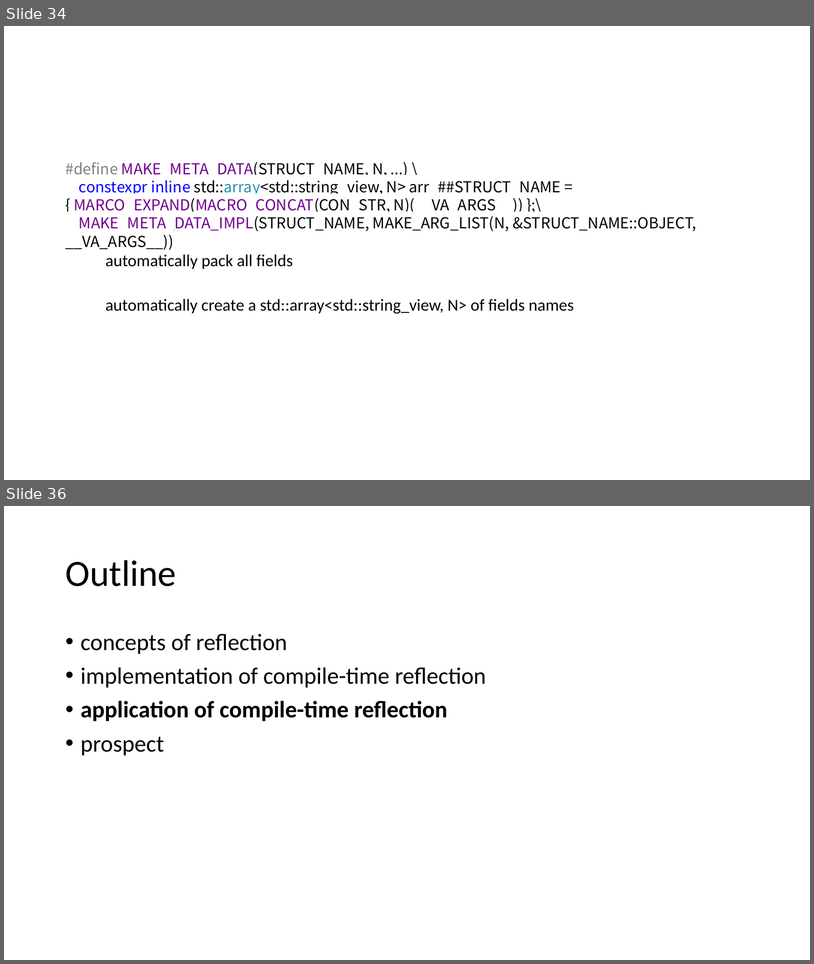
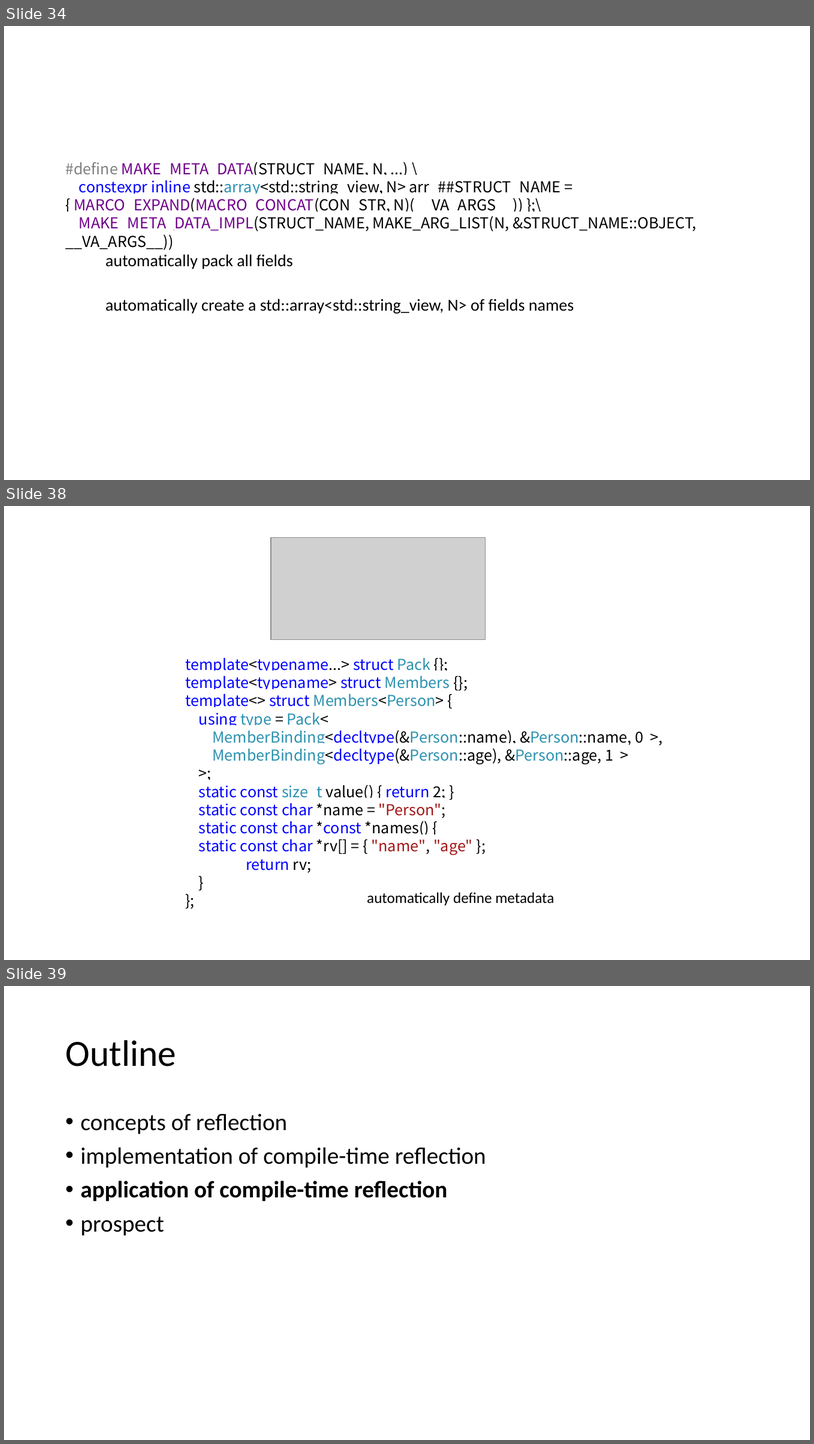
Before and after one commit to qicosmos/cppcon2017, a slide deck: cppcon2017.pptx. Shown one above the other, each under a label of ours: slides 34 and 36 before the commit, slides 34, 38 and 39 after it; the slides between them are not shown. The pictures are 814x964 and 814x1444 pixels, drawn with LibreOffice and Linux fonts; fonts in the diff are those of the drawing; grey boxes stand for pictures. Boxes give left, top, right and bottom in pixels: in the first picture for what was removed or moved away, otherwise in the second. Text is boxed around its words. In the diff, an @@ line names an element or a change of style, - is before the commit and + after.

```diff
--- a/cppcon2017.pptx
+++ b/cppcon2017.pptx
@@ slide 38 added at [4,506,810,960], background #FFFFFF @@
@@ picture added at [271,537,486,640] @@
@@ text added at [185,658,644,873], 18 pt, text #0000FF @@
+template<typename...> struct Pack {};
+template<typename> struct Members {};
+template<> struct Members<Person> {
+using type = Pack<
+MemberBinding<decltype(&Person::name), &Person::name, 0 >,
+MemberBinding<decltype(&Person::age), &Person::age, 1 >
+>;
+static const size_t value() { return 2; }
+static const char *name = "Person";
+static const char *const *names() {
+static const char *rv[] = { "name", "age" };
+return rv;
+}
+};
@@ text added at [367,892,554,905], 18 pt, text #000000 @@
+automatically define metadata
@@ what was slide 36 is now slide 39 @@
```
Also in this commit, not shown: 1 slide changed, 2 other slides added.
